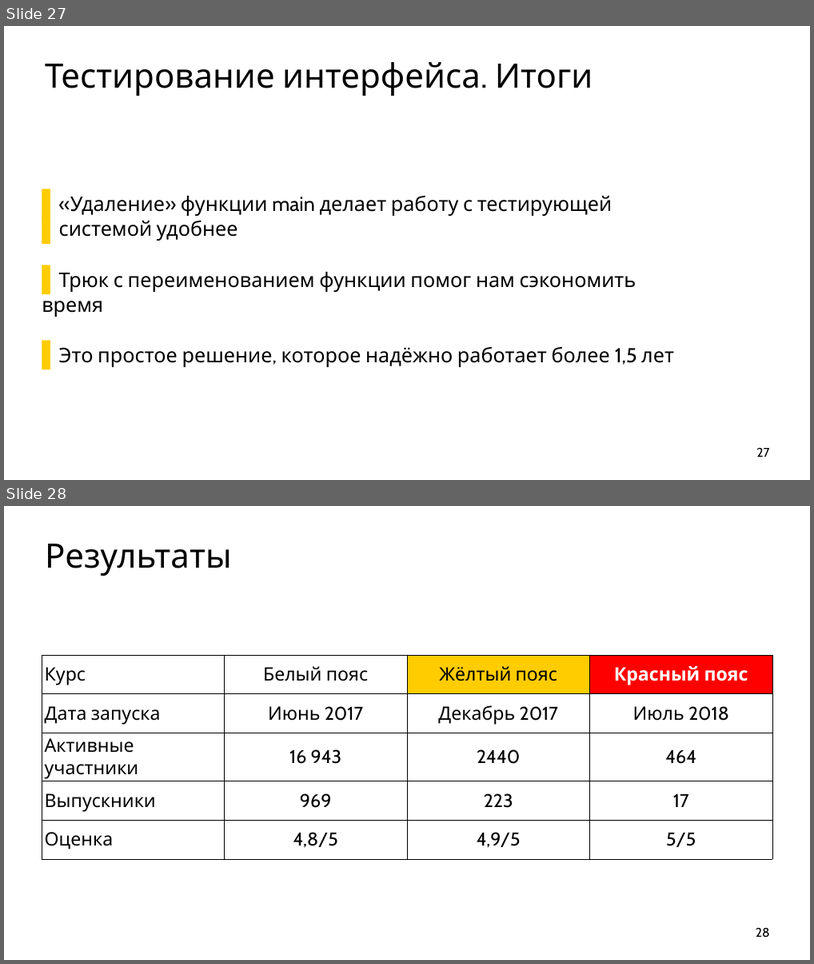
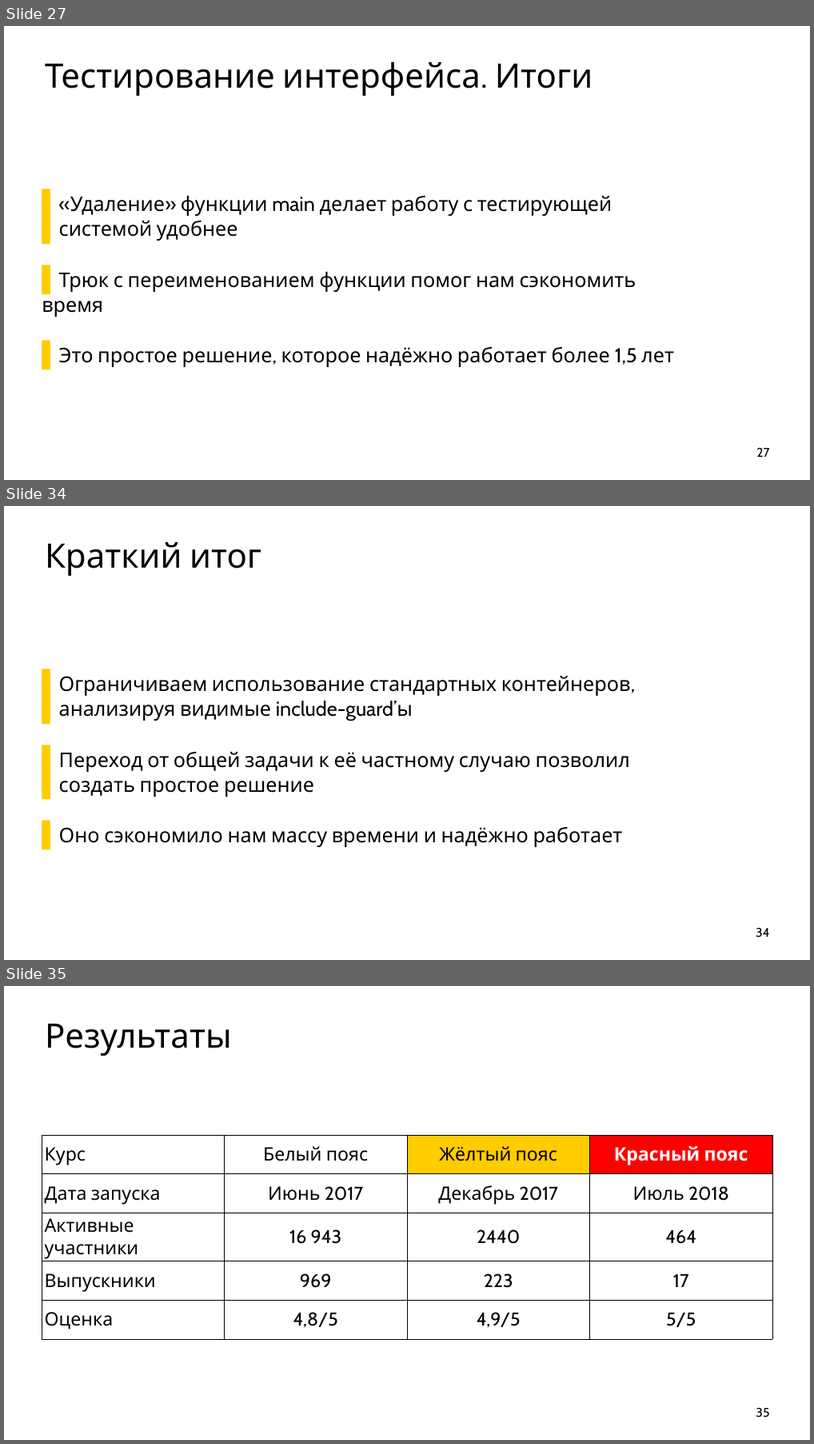
Before and after one commit to ishfb/cpprus18, a slide deck: slides.pptx. Shown one above the other, each under a label of ours: slides 27 and 28 before the commit, slides 27, 34 and 35 after it; the slides between them are not shown. The pictures are 814x964 and 814x1444 pixels, drawn with LibreOffice and Linux fonts; fonts in the diff are those of the drawing. Boxes give left, top, right and bottom in pixels: in the first picture for what was removed or moved away, otherwise in the second. Text is boxed around its words. In the diff, an @@ line names an element or a change of style, - is before the commit and + after.

Commit message:
Слайды про include guard'ы

```diff
--- a/slides.pptx
+++ b/slides.pptx
@@ slide 34 added at <box>4,506,810,960</box>, background #FFFFFF @@
@@ title added at <box>45,542,262,576</box>, 80 pt, text #000000 @@
+Краткий итог
@@ text added at <box>59,676,631,847</box>, 48 pt, text #000000 @@
+  ▌ Ограничиваем использование стандартных контейнеров,
+  ▌ анализируя видимые include-guard’ы
+  ▌ Переход от общей задачи к её частному случаю позволил
+  ▌ создать простое решение
+  ▌ Оно сэкономило нам массу времени и надёжно работает
@@ page number added at <box>756,927,770,937</box>, 30 pt, text #000000 @@
+34
@@ what was slide 28 is now slide 35 @@
@@ page number at <box>756,1407,770,1417</box>: text changed @@
-28
+35
```
Also in this commit, not shown: 6 other slides added.
